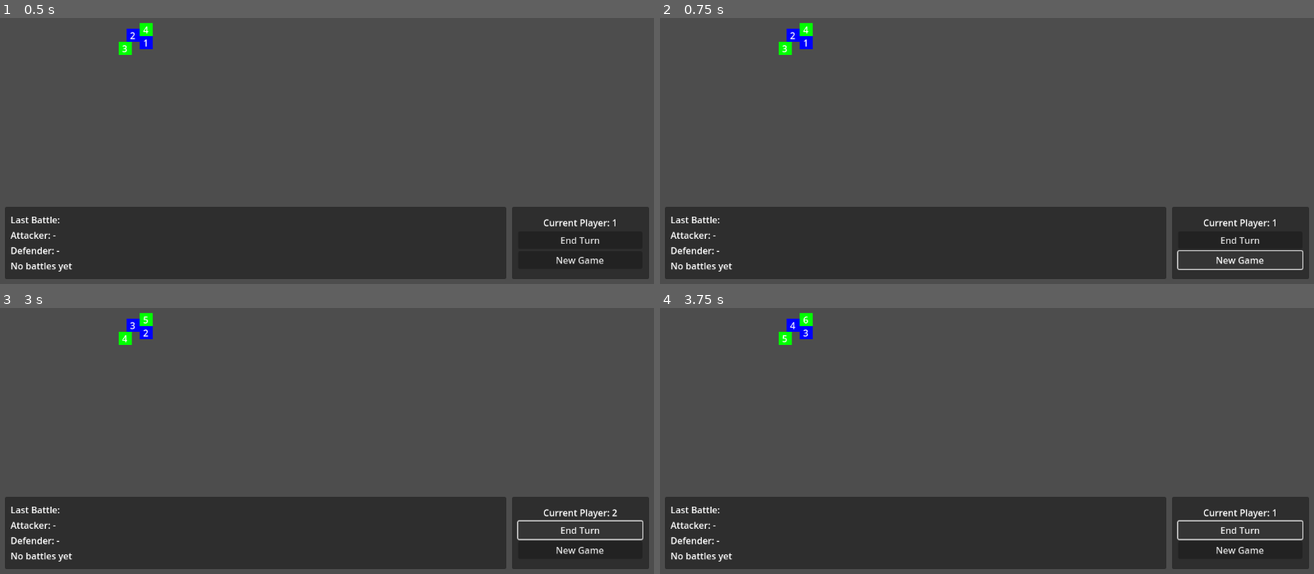
Above: before the commit, frames 1-4 (two rows, left to right).
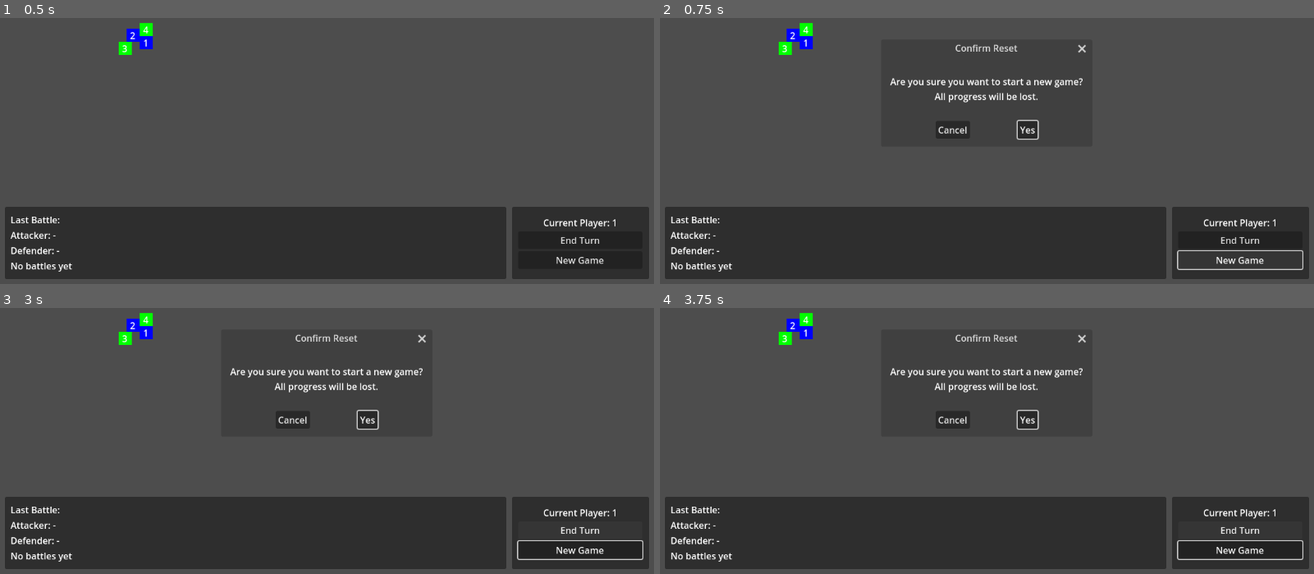
Above: after the commit, the same moments.

Repository: Justin307/CardGame
Game: Godot game, scene res://main.tscn
Two runs of this game, one before a commit and one after it. Both use one fixed random seed, a clock stepped at 60 frames per second and the inputs below.
Inputs (mouse positions are in pixels of both pictures, inside the frame that each line leads up to):
- Up to frame 1 (0.5 s): no input
- Up to frame 2 (0.75 s): click "New Game" at 0.5 s
- Up to frame 3 (3 s): click (366, 419) at 1.25 s, where only the run after the commit has a clickable "Yes"; click "New Game" at 2 s; click "End Turn" at 2.75 s
- Up to frame 4 (3.75 s): click "End Turn" at 3.5 s

Frame 1 is identical in both runs. In frame 2, 1.3% of the frame differs, in the area x 35-66%, y 9-46%; in frame 3, 1.8%, in the area x 18-99%, y 3-95%; in frame 4, 1.8%.

Commit message:
UI

Diff:
--- a/cardwars/game_manager.gd
+++ b/cardwars/game_manager.gd
@@ -19,6 +19,7 @@
 var current_player_label
 var win_dialog
 var win_label
+var reset_confirm_dialog
 var battle_result_attacker_label
 var battle_result_defender_label
 var battle_result_outcome_label
@@ -36,6 +37,7 @@
 	current_player_label = get_parent().get_node("UI/BottomPanel/VBoxContainer/CurrentPlayerLabel")
 	win_dialog = get_parent().get_node("UI/WinDialog")
 	win_label = get_parent().get_node("UI/WinDialog/WinLabel")
+	reset_confirm_dialog = get_parent().get_node("UI/ResetConfirmDialog")
 	battle_result_attacker_label = get_parent().get_node("UI/BattleResultPanel/VBoxContainer/AttackerLabel")
 	battle_result_defender_label = get_parent().get_node("UI/BattleResultPanel/VBoxContainer/DefenderLabel")
 	battle_result_outcome_label = get_parent().get_node("UI/BattleResultPanel/VBoxContainer/ResultLabel")
@@ -120,12 +122,12 @@
 	# Print cards and values
 	print("Attacker (player ", territories[source_territory_id].get_territory_owner(), ") cards:")
 	for card in source_cards:
-		print("  ", card.value, card.suit)
+		print("  ", card.display_value, card.suit)
 	print("  Total value: ", source_total_value)
 
 	print("Defender (player ", territories[target_territory_id].get_territory_owner(), ") cards:")
 	for card in target_cards:
-		print("  ", card.value, card.suit)
+		print("  ", card.display_value, card.suit)
 	print("  Total value: ", target_total_value)
 
 	# Determine winner based on game rules
@@ -205,8 +207,23 @@
 	# Return as dictionary
 	return {
 		"value": random_value,
-		"suit": random_suit
+		"suit": random_suit,
+		"display_value": get_card_display_value(random_value)
 	}
+
+# Convert numeric card value to display string
+func get_card_display_value(value: int) -> String:
+	match value:
+		11:
+			return "J"
+		12:
+			return "Q"
+		13:
+			return "K"
+		14:
+			return "A"
+		_:
+			return str(value)
 
 # Update UI elements
 func update_ui():
@@ -219,14 +236,14 @@
 	var attacker_player = territories[source_territory_id].get_territory_owner()
 	var attacker_cards_text = ""
 	for card in attacker_cards:
-		attacker_cards_text += str(card.value) + card.suit + " "
+		attacker_cards_text += card.display_value + card.suit + " "
 	battle_result_attacker_label.text = "Attacker (Player " + str(attacker_player) + "): " + attacker_cards_text.strip_edges() + " (Total: " + str(attacker_total) + ")"
 
 	# Update defender info
 	var defender_player = territories[target_territory_id].get_territory_owner()
 	var defender_cards_text = ""
 	for card in defender_cards:
-		defender_cards_text += str(card.value) + card.suit + " "
+		defender_cards_text += card.display_value + card.suit + " "
 	battle_result_defender_label.text = "Defender (Player " + str(defender_player) + "): " + defender_cards_text.strip_edges() + " (Total: " + str(defender_total) + ")"
 
 	# Update result
@@ -252,10 +269,21 @@
 	# Check for win condition
 	check_win_condition()
 
-# Reset game button pressed
-func _on_reset_pressed():
-	print("Reset game pressed")
+# Reset game button pressed - show confirmation dialog
+func _on_reset_button_pressed():
+	print("Reset button pressed - showing confirmation")
+	reset_confirm_dialog.popup_centered()
+
+# Reset game confirmed
+func _on_reset_confirm_pressed():
+	print("Reset confirmed")
+	reset_confirm_dialog.hide()
 	reset_game()
+
+# Reset game cancelled
+func _on_reset_cancel_pressed():
+	print("Reset cancelled")
+	reset_confirm_dialog.hide()
 
 # Reset the entire game to initial state
 func reset_game():
--- a/cardwars/main.tscn
+++ b/cardwars/main.tscn
@@ -92,6 +92,25 @@
 horizontal_alignment = 1
 vertical_alignment = 1
 
+[node name="ResetConfirmDialog" type="ConfirmationDialog" parent="UI"]
+title = "Confirm Reset"
+initial_position = 1
+size = Vector2i(350, 150)
+ok_button_text = "Yes"
+
+[node name="ResetConfirmLabel" type="Label" parent="UI/ResetConfirmDialog"]
+anchors_preset = 15
+anchor_right = 1.0
+anchor_bottom = 1.0
+offset_left = 8.0
+offset_top = 8.0
+offset_right = -8.0
+offset_bottom = -49.0
+text = "Are you sure you want to start a new game?
+All progress will be lost."
+horizontal_alignment = 1
+vertical_alignment = 1
+
 [node name="BattleResultPanel" type="Panel" parent="UI"]
 layout_mode = 1
 anchors_preset = 2
@@ -139,6 +158,8 @@
 [connection signal="territory_selected" from="Map/Territory3" to="GameManager" method="_on_territory_selected"]
 [connection signal="territory_selected" from="Map/Territory4" to="GameManager" method="_on_territory_selected"]
 [connection signal="pressed" from="UI/BottomPanel/VBoxContainer/EndTurnButton" to="GameManager" method="_on_end_turn_pressed"]
-[connection signal="pressed" from="UI/BottomPanel/VBoxContainer/ResetButton" to="GameManager" method="_on_reset_pressed"]
+[connection signal="pressed" from="UI/BottomPanel/VBoxContainer/ResetButton" to="GameManager" method="_on_reset_button_pressed"]
 [connection signal="canceled" from="UI/WinDialog" to="GameManager" method="_on_close_pressed"]
 [connection signal="confirmed" from="UI/WinDialog" to="GameManager" method="_on_play_again_pressed"]
+[connection signal="canceled" from="UI/ResetConfirmDialog" to="GameManager" method="_on_reset_cancel_pressed"]
+[connection signal="confirmed" from="UI/ResetConfirmDialog" to="GameManager" method="_on_reset_confirm_pressed"]
